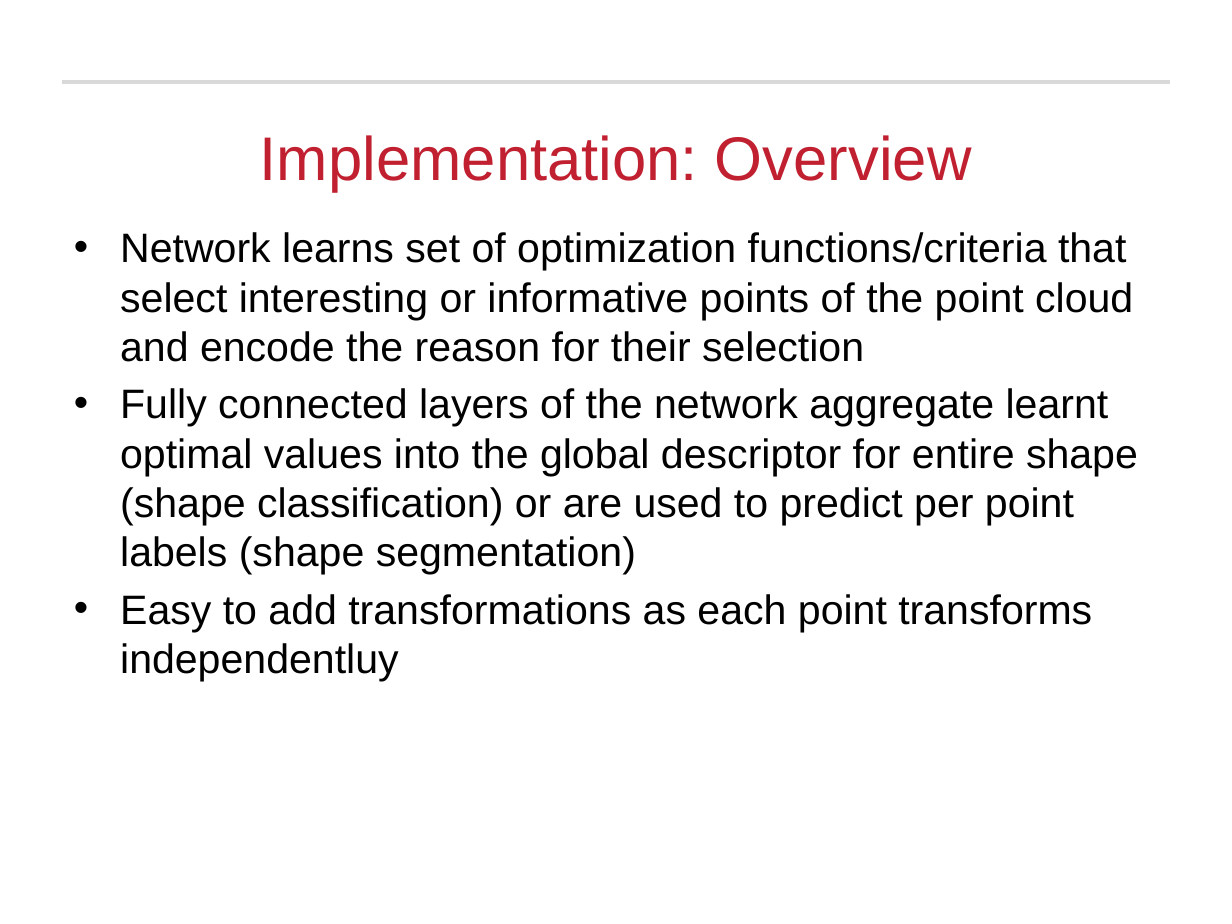
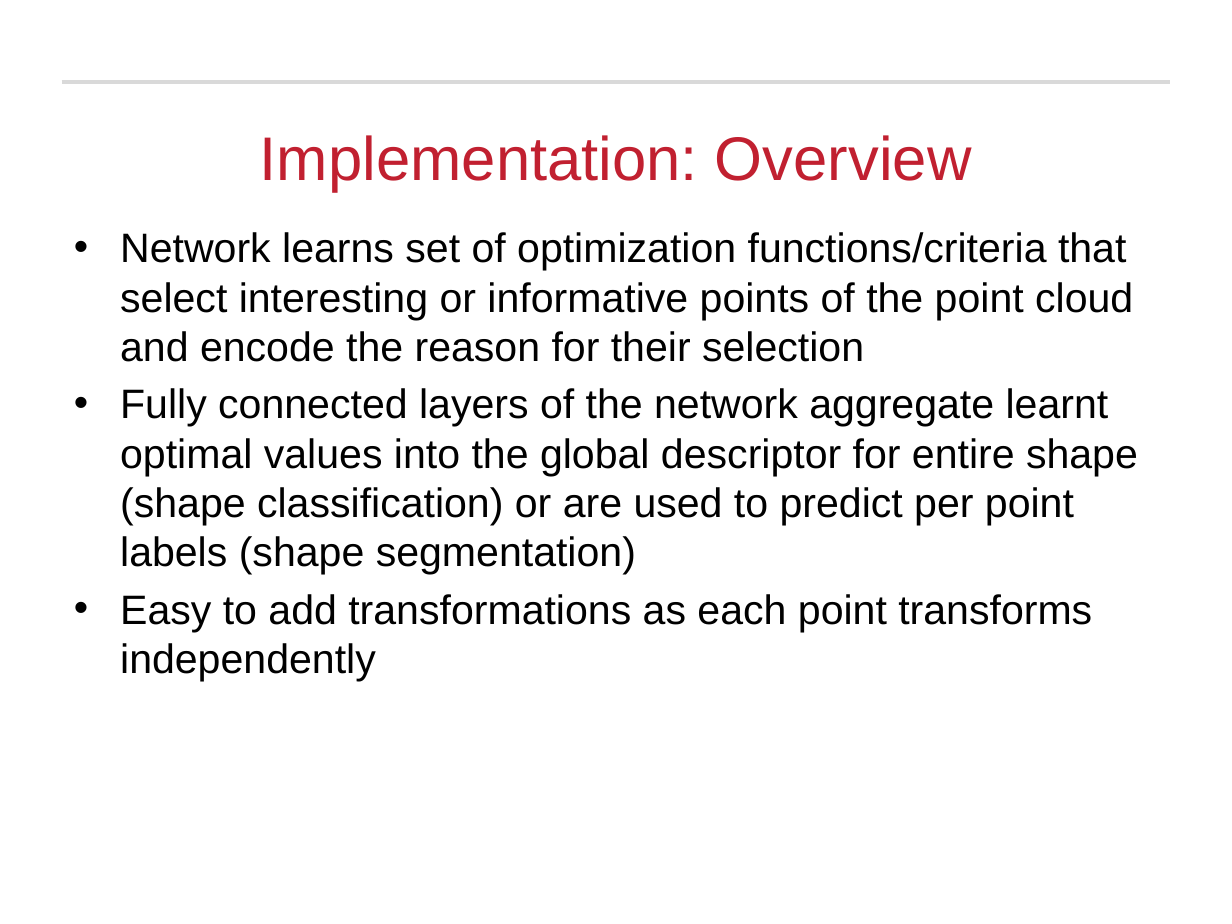
Before and after one commit to Michael-Hodges/PointNet, a slide deck: slide 11 of PowerPoints/EECE7398_Final_Project.pptx. Drawn at 1232x924 pixels with LibreOffice and Linux fonts; fonts in the diff are those of the drawing; background and template pictures are left out. Boxes give left, top, right and bottom in pixels: in the first picture for what was removed or moved away, otherwise in the second. Text is boxed around its words. In the diff, an @@ line names an element or a change of style, - is before the commit and + after.

```diff
--- a/PowerPoints/EECE7398_Final_Project.pptx
+++ b/PowerPoints/EECE7398_Final_Project.pptx
@@ text at [120, 594, 1092, 681]: text changed @@
-• Easy to add transformations as each point transforms independentluy
+• Easy to add transformations as each point transforms independently
```
Also in this commit, not shown: 5 other slides changed, 2 slides added, 1 slide removed, 1 other file.
